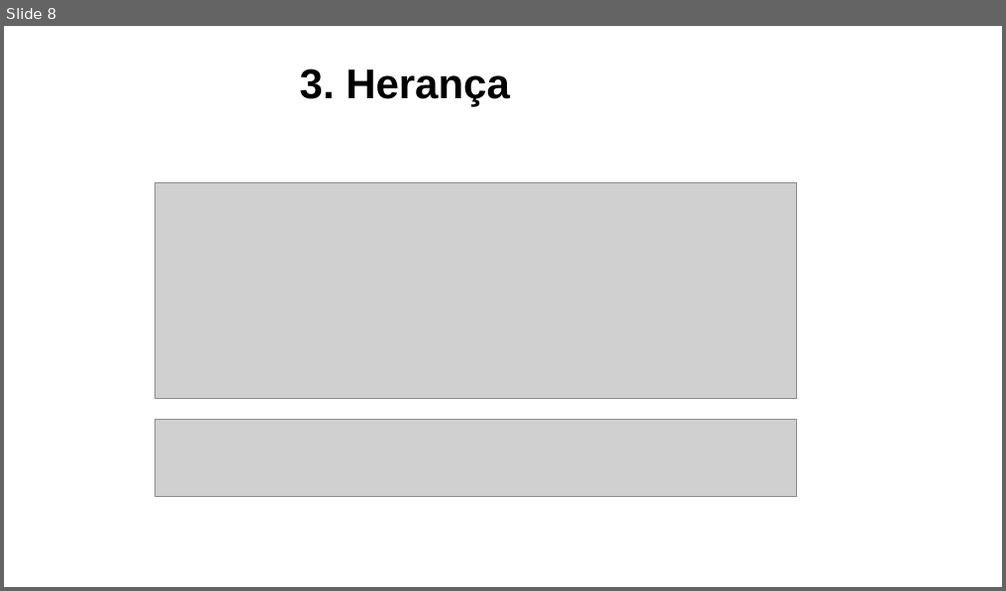
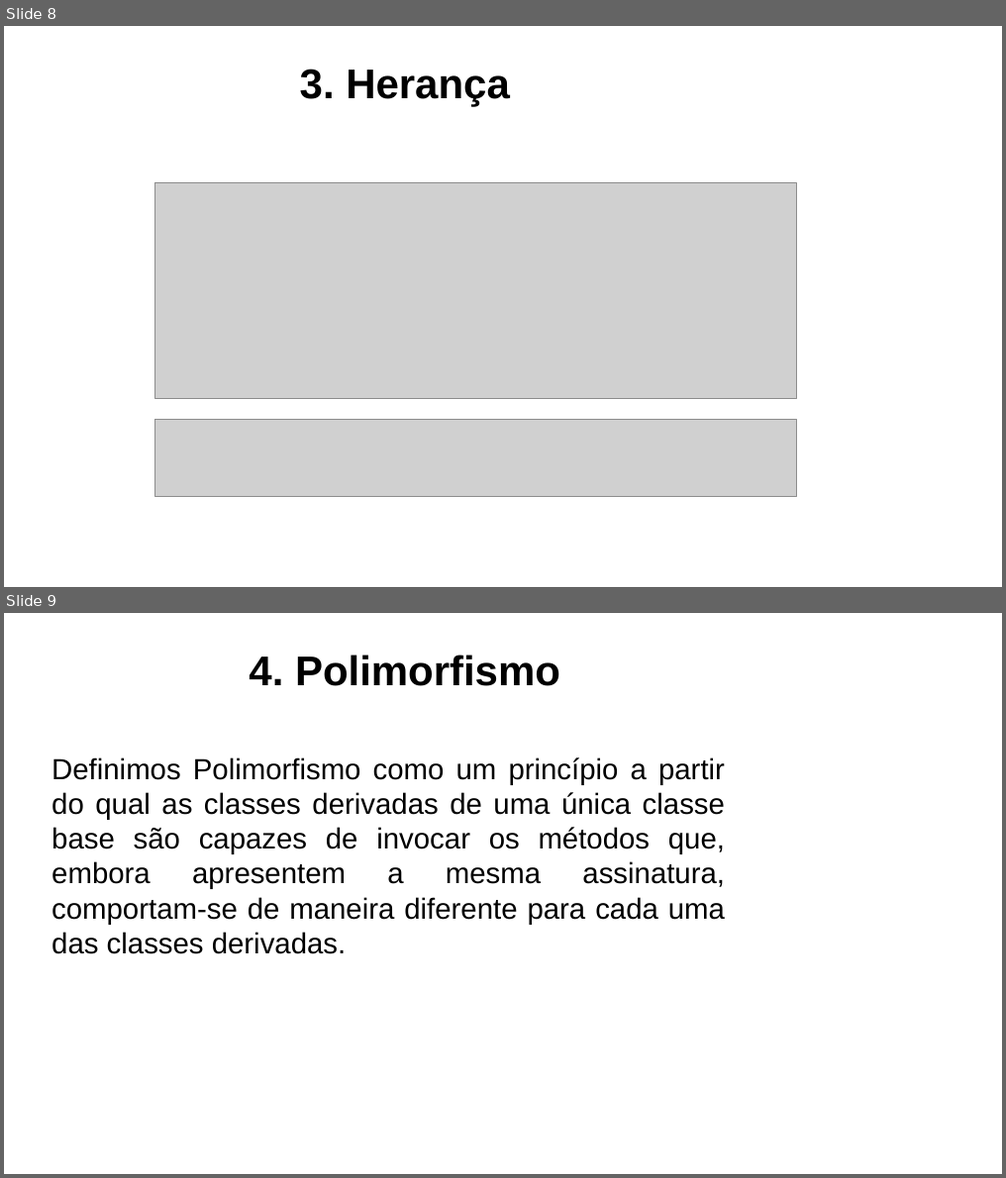
Before and after one commit to lucasdorador/Projetos, a slide deck: TDP/1o. Semestre 2018/Apresentação.pptx. Shown one above the other, each under a label of ours: slide 8 before the commit, slides 8 and 9 after it. The pictures are 1006x591 and 1006x1178 pixels, drawn with LibreOffice and Linux fonts; fonts in the diff are those of the drawing; grey boxes stand for pictures; background and template pictures are left out. Boxes give left, top, right and bottom in pixels: in the first picture for what was removed or moved away, otherwise in the second. Text is boxed around its words. In the diff, an @@ line names an element or a change of style, - is before the commit and + after.

```diff
--- a/TDP/1o. Semestre 2018/Apresentação.pptx
+++ b/TDP/1o. Semestre 2018/Apresentação.pptx
@@ slide 9 added at (4, 613, 1002, 1174), background picture (left out) @@
@@ text added at (249, 655, 560, 686), 40 pt, text #000000, bold @@
+4. Polimorfismo
@@ text added at (52, 758, 725, 955), 28 pt, text #000000 @@
+Definimos Polimorfismo como um princípio a partir do qual as classes derivadas de uma única classe base são capazes de invocar os métodos que, embora apresentem a mesma assinatura, comportam-se de maneira diferente para cada uma das classes derivadas.
```
Also in this commit, not shown: 4 slides changed, 10 other slides added, 3 slides removed, 3 other files.
